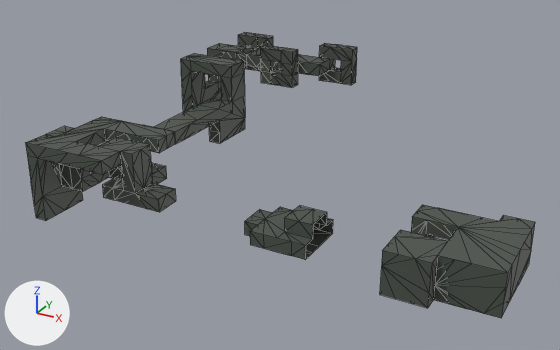
Two versions of the glTF model HANAHIME/Game/resource/user/model/stage/Stage1.glb, one commit apart.
One viewpoint serves both versions: a camera (50 mm lens) standing at (749.0, -1123.0, 354.0) and looking at (243.0, -203.0, -106.0). The lights are fixed; the arrows at lower left show +X, +Y and +Z. Mesh edges are drawn as thin lines. Where no turn or scale is listed for an object, it has been applied to the vertices. Vertices at the same position are counted once.

The first picture shows 'HitStage1_0.001'.
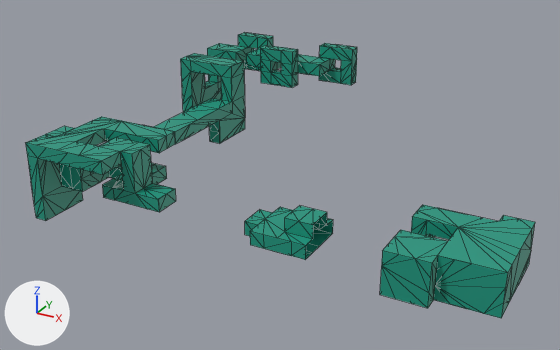
The change in detail:
Material 'Terrian' (mat_terrian) is new.
Its base color is (0.00913, 0.309, 0.212) (cyan #18977f).
me_立方体_109 has 653 vertices, 1232 faces and spans x -70.0..610.0, y -390.0..50.0, z -170.0..30.0.
me_立方体_109 is used by ob_hitstage1_0_001; location (0.0, 0.0, 0.0).
me_立方体_109 part 1: all 229 faces that had it switch from mat_terrianmaterial_029 (dark grey #4a5249) to mat_terrian (cyan #18977f).
me_立方体_109 part 2: all 387 faces that had it switch from mat_terrianmaterial_047 (dark grey #4a5249) to mat_terrian (cyan #18977f).
me_立方体_109 part 3: all 114 faces that had it switch from mat_terrianmaterial_043 (dark grey #4a5249) to mat_terrian (cyan #18977f).
me_立方体_109 part 4: all 232 faces that had it switch from mat_terrianmaterial_054 (dark grey #4a5249) to mat_terrian (cyan #18977f).
me_立方体_109 part 5: all 69 faces that had it switch from mat_terrianmaterial_055 (dark grey #4a5249) to mat_terrian (cyan #18977f).
me_立方体_109 part 6: all 16 faces that had it switch from mat_terrianmaterial_056 (dark grey #4a5249) to mat_terrian (cyan #18977f).
me_立方体_109 part 7: all 14 faces that had it switch from mat_terrianmaterial_042 (dark grey #4a5249) to mat_terrian (cyan #18977f).
me_立方体_109 part 8: all 132 faces that had it switch from mat_terrianmaterial_065 (dark grey #4a5249) to mat_terrian (cyan #18977f).
me_立方体_109 part 9: all 39 faces that had it switch from mat_terrianmaterial_066 (dark grey #4a5249) to mat_terrian (cyan #18977f).

What differs and where, as boxes (x1, y1, x2, y2) in the pictures (560 x 350 px):
part 1 of me_立方体_109, recoloured (grey to cyan): (154, 43, 335, 132) in both
part 2 of me_立方体_109, recoloured: (26, 117, 176, 221) in both
part 3 of me_立方体_109, recoloured (grey to cyan): (175, 53, 245, 144) in both
part 4 of me_立方体_109, recoloured (grey to cyan): (380, 205, 535, 318) in both
part 5 of me_立方体_109, recoloured (grey to cyan): (250, 206, 333, 260) in both
part 6 of me_立方体_109, recoloured (grey to cyan): (245, 210, 273, 236) in both
part 7 of me_立方体_109, recoloured: (47, 126, 74, 136) in both
part 8 of me_立方体_109, recoloured: (238, 32, 357, 85) in both
part 9 of me_立方体_109, recoloured: (205, 81, 220, 143) in both
